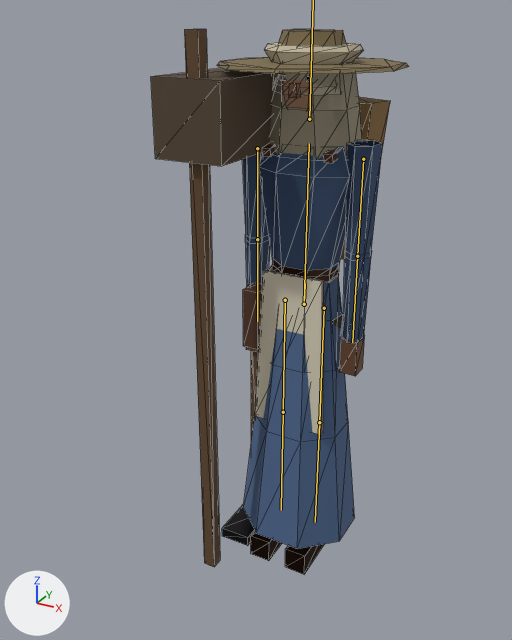
The glTF model game/assets/modelle/figur_elb.glb: old version first, new version second.
One viewpoint serves both versions: a camera (50 mm lens) standing at (0.979, -2.138, 2.005) and looking at (-0.151, -0.083, 0.978). Arrows for +X, +Y and +Z are at lower left; the lights stay in place. The picture after the commit comes second. The bones that bend it are drawn over the model as lines. Mesh edges are drawn as thin lines.

Names of what the first picture shows: 'Barett', 'Buendel', 'Hacke', 'Haube', 'Kapuze', 'Kiepe', 'Koerper_Frau', 'Koerper_Mann', 'Schuerze', 'Stab', 'Strohhut', 'Tasche'.
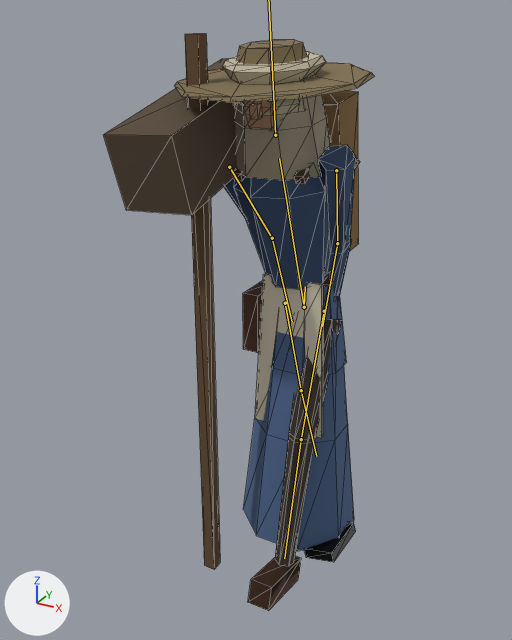
The newer file adds an action. The first version stands in its rest pose; the second is drawn at frame 9 of the action 'Ziehen'.

Changed parts and their boxes (x1, y1, x2, y2) in the pictures (512 x 640 px):
'Koerper_Mann', posed: before (242, 140, 383, 574); after (224, 145, 356, 611)
'Koerper_Frau', posed: before (243, 75, 365, 549); after (241, 100, 354, 551)
'Buendel', posed (11% wider, 60% taller): before (151, 68, 272, 166); after (103, 58, 237, 215)
'Stab', posed: before (184, 29, 220, 567); after (185, 34, 220, 569)
'Strohhut', posed (37% taller): before (217, 29, 409, 74); after (174, 40, 374, 102)
'Kapuze', posed (not visible afterwards): before (270, 73, 362, 160)
'Kiepe', posed: before (262, 97, 390, 259); after (233, 90, 359, 252)
'Barett', posed (52% taller): before (264, 43, 364, 65); after (222, 51, 326, 85)
'Hacke', posed: before (222, 351, 258, 546); after (304, 522, 356, 562)
'Tasche', posed: before (243, 266, 272, 350); after (243, 158, 360, 353)
bone 'Wurzel', root to tip: before (304, 304) to (305, 283); after (304, 307) to (305, 286)
bone 'Oberschenkel_L', root to tip: before (324, 308) to (319, 422); after (324, 311) to (301, 439)
bone 'Unterschenkel_L', root to tip: before (319, 422) to (315, 522); after (301, 439) to (284, 558)
bone 'Oberschenkel_R', root to tip: before (285, 300) to (283, 412); after (285, 303) to (301, 390)
bone 'Unterschenkel_R', root to tip: before (283, 412) to (281, 510); after (301, 390) to (316, 456)
bone 'Ruecken', root to tip: before (304, 304) to (309, 143); after (304, 307) to (279, 158)
bone 'Oberarm_L', root to tip: before (363, 159) to (357, 256); after (336, 170) to (337, 243)
bone 'Unterarm_L', root to tip: before (357, 256) to (352, 342); after (337, 243) to (322, 326)
bone 'Oberarm_R', root to tip: before (257, 148) to (257, 239); after (229, 167) to (272, 238)
bone 'Unterarm_R', root to tip: before (257, 239) to (257, 321); after (272, 238) to (292, 322)

Edits to the bpy script that builds the scene:
```text
Change bone_wurzel:
    where bone_wurzel = bpy.data.objects['Skelett'].pose.bones['Wurzel']
    bone_wurzel.location: (0.0, 0.0, 0.0) -> (0.0, -0.012, 0.0)
Change bone_oberschenkel_l:
    where bone_oberschenkel_l = bpy.data.objects['Skelett'].pose.bones['Oberschenkel_L']  # child of 'Wurzel'
    bone_oberschenkel_l.rotation_quaternion: (1.0, 0.0, 0.0, 0.0) -> (0.985, -0.173, 0.0, 0.0)  # degrees (0, 0, 0) -> degrees (-20, 0, 0)
Change bone_unterschenkel_l:
    where bone_unterschenkel_l = bpy.data.objects['Skelett'].pose.bones['Unterschenkel_L']  # child of 'Oberschenkel_L'
    bone_unterschenkel_l.rotation_quaternion: (1.0, 0.0, 0.0, 0.0) -> (0.999, 0.05, 0.0, 0.0)  # degrees (0, 0, 0) -> degrees (6, 0, 0)
Change bone_oberschenkel_r:
    where bone_oberschenkel_r = bpy.data.objects['Skelett'].pose.bones['Oberschenkel_R']  # child of 'Wurzel'
    bone_oberschenkel_r.rotation_quaternion: (1.0, 0.0, 0.0, 0.0) -> (0.985, 0.173, 0.0, 0.0)  # degrees (0, 0, 0) -> degrees (20, 0, 0)
Change bone_unterschenkel_r:
    where bone_unterschenkel_r = bpy.data.objects['Skelett'].pose.bones['Unterschenkel_R']  # child of 'Oberschenkel_R'
    bone_unterschenkel_r.rotation_quaternion: (1.0, 0.0, 0.0, 0.0) -> (0.999, 0.035, 0.0, 0.0)  # degrees (0, 0, 0) -> degrees (4, 0, 0)
Change bone_ruecken:
    where bone_ruecken = bpy.data.objects['Skelett'].pose.bones['Ruecken']  # child of 'Wurzel'
    bone_ruecken.rotation_quaternion: (1.0, 0.0, 0.0, 0.0) -> (0.992, 0.122, 0.004, 0.035)  # degrees (0, 0, 0) -> degrees (14, 0, 4)
Change bone_kopf:
    where bone_kopf = bpy.data.objects['Skelett'].pose.bones['Kopf']  # child of 'Ruecken'
    bone_kopf.rotation_quaternion: (1.0, 0.0, 0.0, 0.0) -> (0.997, -0.073, 0.002, -0.026)  # degrees (0, 0, 0) -> degrees (-8, 0, -3)
Change bone_oberarm_l:
    where bone_oberarm_l = bpy.data.objects['Skelett'].pose.bones['Oberarm_L']  # child of 'Ruecken'
    bone_oberarm_l.rotation_quaternion: (1.0, 0.0, 0.0, 0.0) -> (-0.987, -0.121, -0.013, -0.104)  # degrees (0, 0, 0) -> degrees (14, 0, 12)
Change bone_unterarm_l:
    where bone_unterarm_l = bpy.data.objects['Skelett'].pose.bones['Unterarm_L']  # child of 'Oberarm_L'
    bone_unterarm_l.rotation_quaternion: (1.0, 0.0, 0.0, 0.0) -> (0.97, -0.242, 0.0, 0.0)  # degrees (0, 0, 0) -> degrees (-28, 0, 0)
Change bone_oberarm_r:
    where bone_oberarm_r = bpy.data.objects['Skelett'].pose.bones['Oberarm_R']  # child of 'Ruecken'
    bone_oberarm_r.rotation_quaternion: (1.0, 0.0, 0.0, 0.0) -> (-0.987, -0.121, 0.013, 0.104)  # degrees (0, 0, 0) -> degrees (14, 0, -12)
Change bone_unterarm_r:
    where bone_unterarm_r = bpy.data.objects['Skelett'].pose.bones['Unterarm_R']  # child of 'Oberarm_R'
    bone_unterarm_r.rotation_quaternion: (1.0, 0.0, 0.0, 0.0) -> (0.97, -0.242, 0.0, 0.0)  # degrees (0, 0, 0) -> degrees (-28, 0, 0)
```
